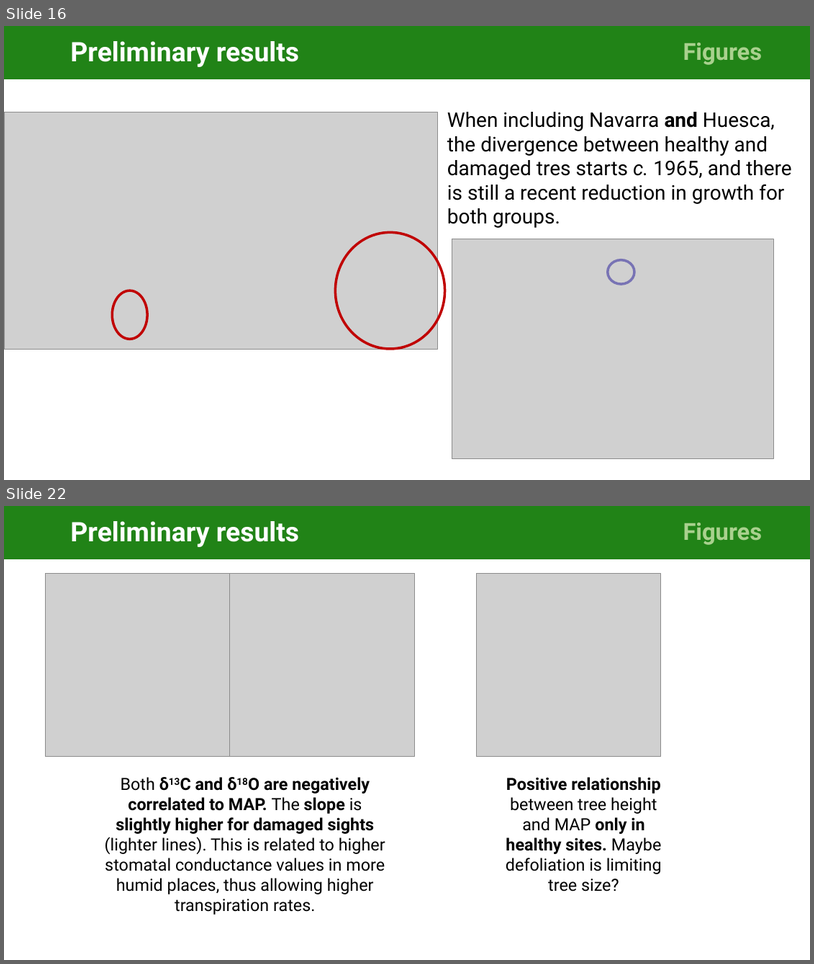
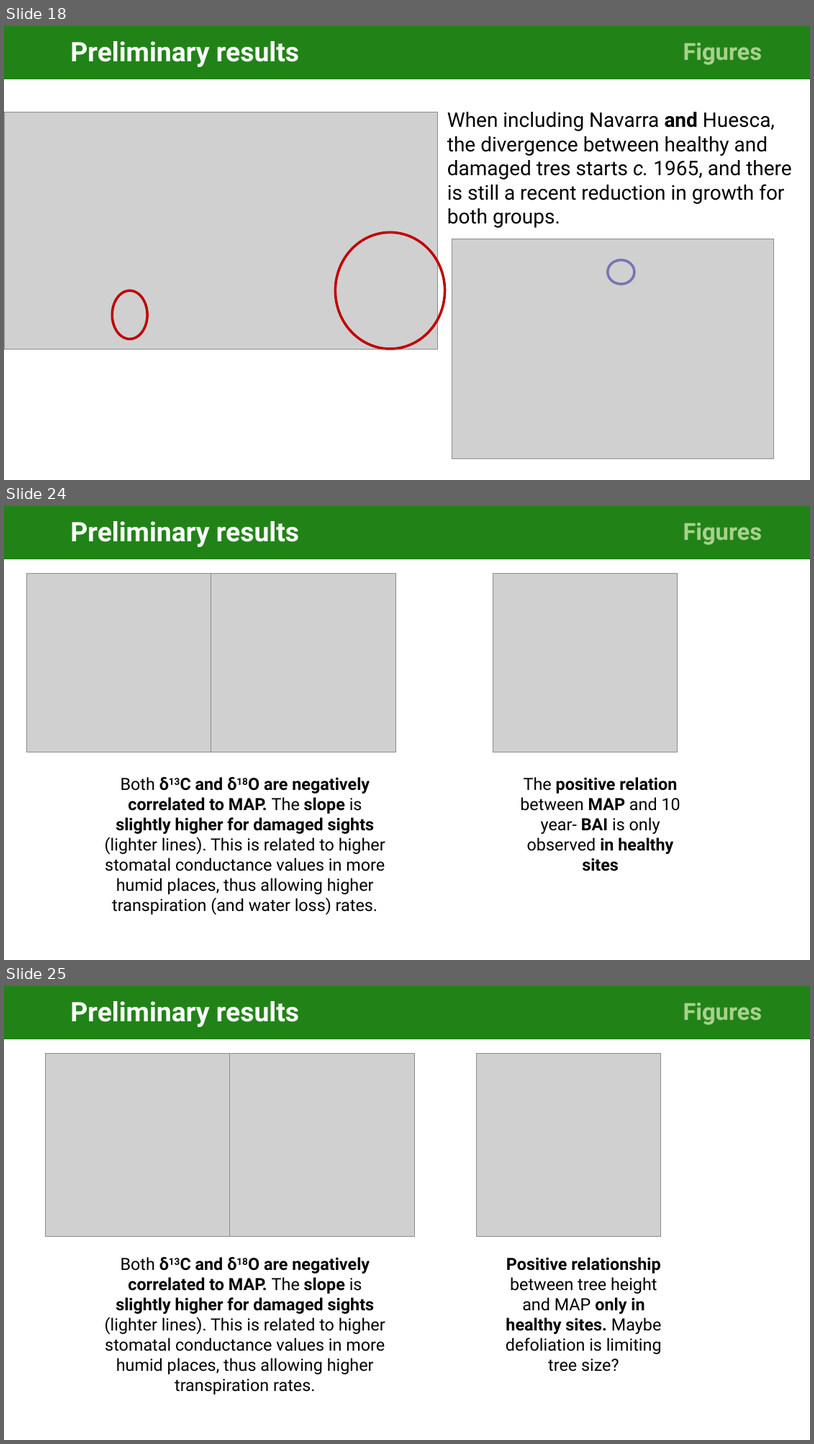
Before and after one commit to cris-fernandez/Tesis_Individuo, a slide deck: 06_ppts/exploratory_analysis_figures_v2-CFB.pptx. Shown one above the other, each under a label of ours: slides 16 and 22 before the commit, slides 18, 24 and 25 after it; the slides between them are not shown. The pictures are 814x964 and 814x1444 pixels, drawn with LibreOffice and Linux fonts; fonts in the diff are those of the drawing; grey boxes stand for pictures. Boxes give left, top, right and bottom in pixels: in the first picture for what was removed or moved away, otherwise in the second. Text is boxed around its words. In the diff, an @@ line names an element or a change of style, - is before the commit and + after.

```diff
--- a/06_ppts/exploratory_analysis_figures_v2-CFB.pptx
+++ b/06_ppts/exploratory_analysis_figures_v2-CFB.pptx
@@ slide 24 added at [4, 506, 810, 960], background #FFFFFF @@
@@ title added at [4, 506, 646, 559], fill #218317, 32 pt, text #FFFFFF, bold @@
+Preliminary results
@@ rectangle added at [646, 506, 810, 559], fill #218317, 28 pt, text #A9D18E, bold @@
+Figures
@@ picture added at [27, 573, 211, 752] @@
@@ picture added at [211, 573, 396, 752] @@
@@ picture added at [494, 573, 678, 752] @@
@@ text added at [105, 777, 386, 914], 20 pt, text #000000 @@
+  Both δ13C and δ18O are negatively correlated to MAP. The slope is slightly higher for damaged sights (lighter lines). This is related to higher stomatal conductance values in more humid places, thus allowing higher transpiration (and water loss) rates.
@@ text added at [520, 777, 681, 871], 20 pt, text #000000, bold @@
+  The positive relation between MAP and 10 year- BAI is only observed in healthy sites
@@ what was slide 16 is now slide 18 @@
@@ what was slide 22 is now slide 25 @@
```
Also in this commit, not shown: 5 slides changed, 5 other slides added, 2 slides removed.
